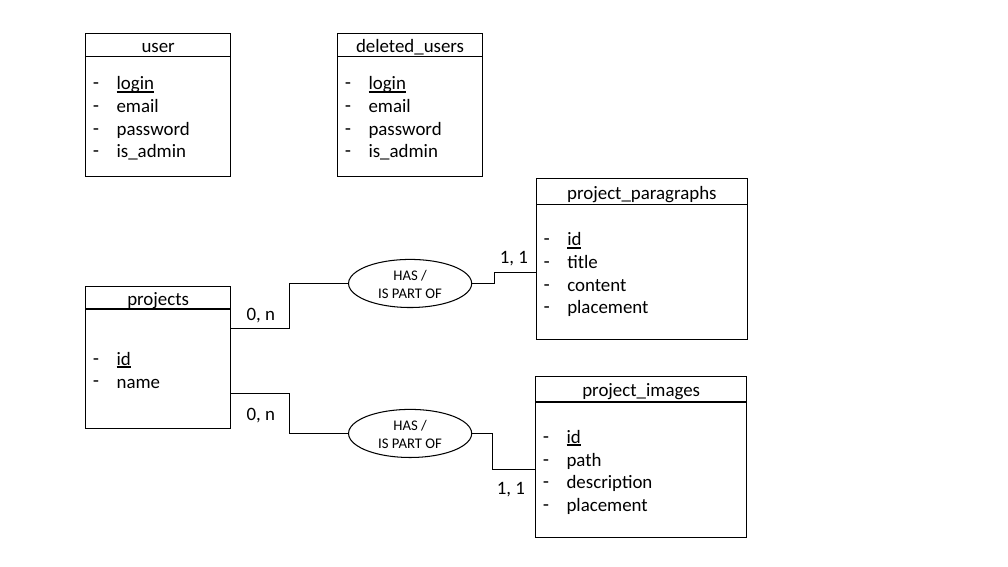
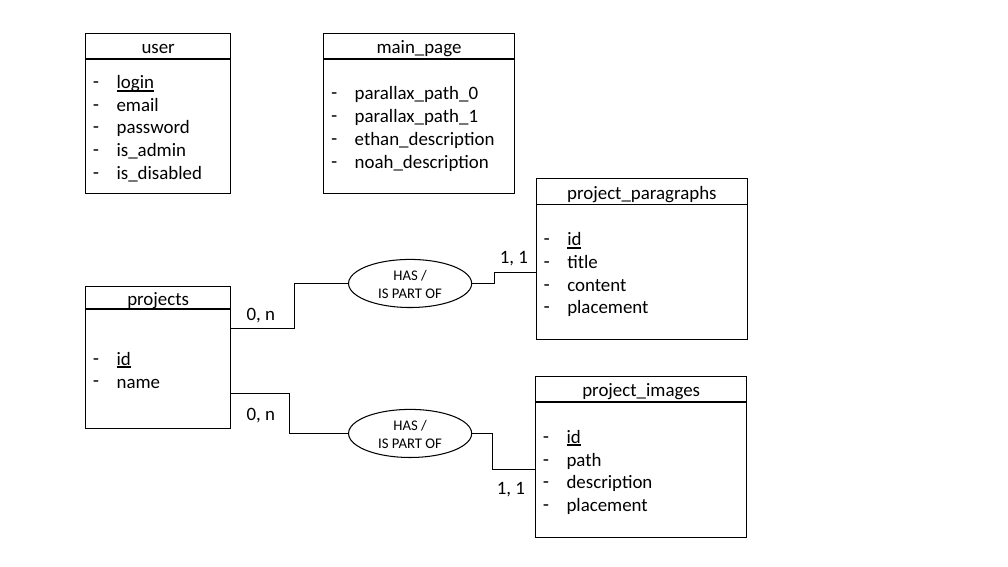
Before and after one commit to nwiart/gtech1-projet4-css-js, a slide deck: slide 1 of MCD.pptx. Drawn at 1008x567 pixels with LibreOffice and Linux fonts; fonts in the diff are those of the drawing. Boxes give left, top, right and bottom in pixels: in the first picture for what was removed or moved away, otherwise in the second. Text is boxed around its words. In the diff, an @@ line names an element or a change of style, - is before the commit and + after.

Commit message:
MCD + min height admin panel

```diff
--- a/MCD.pptx
+++ b/MCD.pptx
@@ rectangle "login": place and size @@
-rectangle "login" at (85, 57, 231, 176)
+rectangle "login" at (85, 59, 231, 194)
@@ rectangle added at (324, 33, 514, 59), fill #FFFFFF, outline #000000 1 pt, 18 pt, text #000000 @@
+main_page
@@ rectangle added at (324, 59, 514, 194), fill #FFFFFF, outline #000000 1 pt, 18 pt, text #000000 @@
+– parallax_path_0
+– parallax_path_1
+– ethan_description
+– noah_description
@@ rectangle removed at (337, 33, 482, 56) @@
-deleted_users
@@ rectangle removed at (337, 57, 482, 176) @@
-– login
-– email
-– password
-– is_admin
@@ text in rectangle at (117, 166, 202, 182): paragraph added @@
+– is_disabled
@@ elbow line (349, 284) - (231, 328): route changed @@
```
Also in this commit, not shown: 1 other file.
